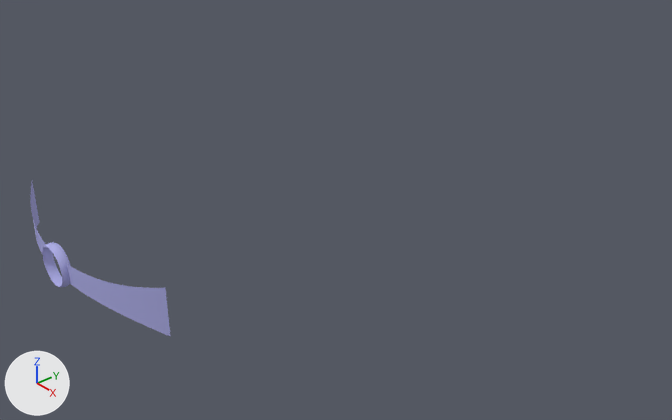
A saved change to the Blender file examples/fps_game/data/item_shooting_eye/ready.blend.
Both versions are drawn from a 50 mm lens placed at (1.768, -1.268, 1.116), pointed at (0.214, 0.038, 0.006). The axes (+X, +Y, +Z) are drawn at lower left. The lights are the same throughout.
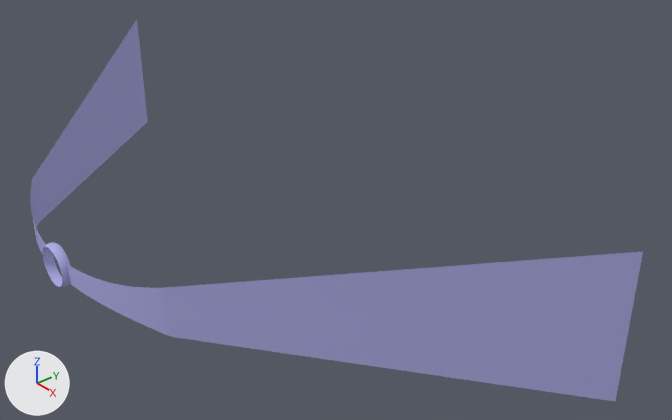
The edits, one by one:
me_circle_000 has 43 vertices, 21 faces and spans x 0.076..0.57, y 0.0..0.11, z -0.165..-0.003.
me_circle_000 is used by ob_circle_000; location (0.0, -0.6, 0.0); rotation (1.571, 0.0, 0.0), in degrees (90, 0, 0); scale (0.563, 0.563, 0.563).
Verts and faces of me_circle_000; kept vertices keep their numbers, new ones are numbered from 43.
Before the commit, vertices of me_circle_000: 20 (0.57, 0.11, -0.165) at pixel (165, 287), 26 (0.57, 0.0, -0.165) at pixel (168, 312).
Part 1, on me_circle_000:
New vertex 43 is at (1.726, 0.329, -1.371), pixel (643, 251).
New vertex 44 is at (1.726, 0.0, -1.371), pixel (628, 329).
New faces: (20, 26, 44, 43).

Where the change shows, as pixel boxes (x1, y1, x2, y2) in the pictures (672 x 420 px):
'Circle.000', reshaped (332% wider, 145% taller)
    before: (30, 182, 171, 337)
    after: (30, 20, 643, 401)
part 1 of me_circle_000, added (blue)
    after: (32, 20, 643, 401)
